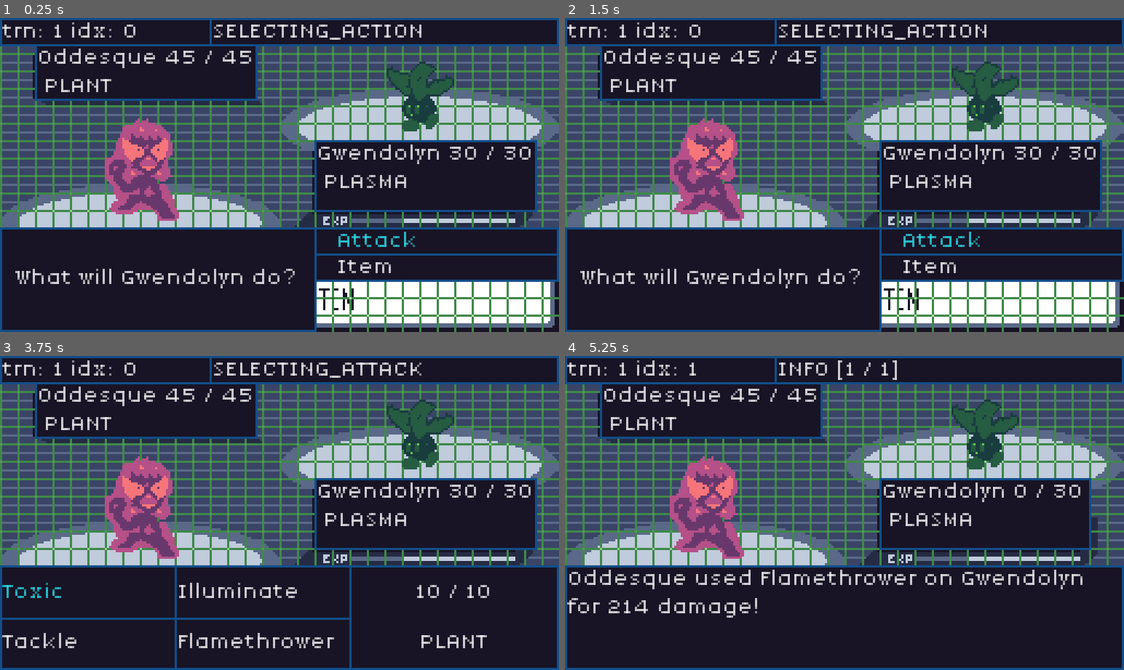
Above: before the commit, frames 1-4 (two rows, left to right).
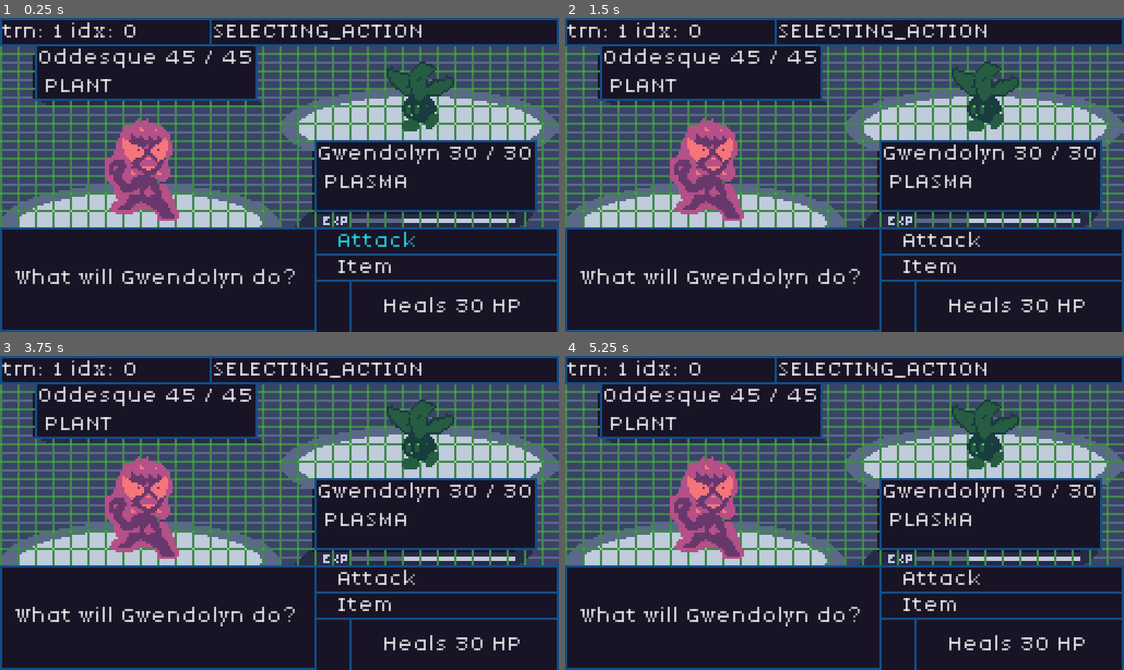
Above: after the commit, the same moments.

Repository: JakeTaussig/rpg-rougelike
Game: Godot game, scene res://scenes/battle.tscn
Two runs of this game, one before a commit and one after it. Both use one fixed random seed, a clock stepped at 60 frames per second and the inputs below.
Inputs (mouse positions are in pixels of both pictures, inside the frame that each line leads up to):
- Up to frame 1 (0.25 s): no input
- Up to frame 2 (1.5 s): click (654, 253) at 0.5 s, where only the run after the commit has a clickable "Item 1"; click (827, 253) at 1.25 s, where only the run after the commit has a clickable "Item 2"
- Up to frame 3 (3.75 s): click (89, 644) at 2 s, where only the run after the commit has a clickable "Item 3"; click (262, 644) at 2.75 s, where only the run after the commit has a clickable "Item 4"; click "Attack" at 3.5 s
- Up to frame 4 (5.25 s): click (654, 591) at 4.25 s, where only the run before the commit has a clickable "Toxic"; click (844, 616) at 5 s, where only the run before the commit has a clickable "Continue"

The runs differ from the first frame. In frame 1, 6.2% of the frame differs, in the area x 56-100%, y 84-100%; in frame 2, 6.4%, in the area x 56-100%, y 68-100%; in frame 3, 4.1%; in frame 4, 5.2%.

Commit message:
Create `%Items` Node2D as a child of `%BottomBar` (`./scenes/battle.tscn`)

Diff:
--- a/assets/themes/main.tres
+++ b/assets/themes/main.tres
@@ -25,6 +25,8 @@
 DisabledButton/colors/font_pressed_color = Color(0.635294, 0.14902, 0.2, 1)
 GrayTextLabel/base_type = &"NoBorderLabel"
 GrayTextLabel/colors/font_color = Color(0.352941, 0.411765, 0.533333, 1)
+GridContainer/constants/h_separation = 0
+GridContainer/constants/v_separation = 0
 Label/font_sizes/font_size = 9
 Label/fonts/font = ExtResource("1_pgokm")
 Label/styles/normal = ExtResource("3_6fsoa")
--- a/scenes/battle.tscn
+++ b/scenes/battle.tscn
@@ -95,8 +95,6 @@
 offset_right = 255.0
 offset_bottom = 143.0
 theme = ExtResource("2_p1qf1")
-theme_override_constants/h_separation = 0
-theme_override_constants/v_separation = 0
 columns = 2
 
 [node name="Move1" type="Button" parent="BottomBar/Moves/MovesMenu"]
@@ -153,6 +151,72 @@
 theme = ExtResource("2_p1qf1")
 theme_type_variation = &"NoBorderLabel"
 text = "TYPE: HUMAN"
+horizontal_alignment = 1
+vertical_alignment = 1
+
+[node name="Items" type="Node2D" parent="BottomBar"]
+unique_name_in_owner = true
+
+[node name="ItemsMenu" type="GridContainer" parent="BottomBar/Items"]
+unique_name_in_owner = true
+offset_top = 96.0
+offset_right = 168.0
+offset_bottom = 144.0
+theme = ExtResource("2_p1qf1")
+columns = 2
+
+[node name="Item1" type="Button" parent="BottomBar/Items/ItemsMenu"]
+custom_minimum_size = Vector2(80, 24)
+layout_mode = 2
+theme = ExtResource("2_p1qf1")
+text = "Item 1"
+
+[node name="Item2" type="Button" parent="BottomBar/Items/ItemsMenu"]
+custom_minimum_size = Vector2(80, 24)
+layout_mode = 2
+theme = ExtResource("2_p1qf1")
+text = "Item 2"
+
+[node name="Item3" type="Button" parent="BottomBar/Items/ItemsMenu"]
+custom_minimum_size = Vector2(80, 24)
+layout_mode = 2
+theme = ExtResource("2_p1qf1")
+text = "Item 3"
+
+[node name="Item4" type="Button" parent="BottomBar/Items/ItemsMenu"]
+custom_minimum_size = Vector2(80, 24)
+layout_mode = 2
+theme = ExtResource("2_p1qf1")
+text = "Item 4"
+
+[node name="ItemInfo" type="Panel" parent="BottomBar/Items"]
+custom_minimum_size = Vector2(0, 24)
+offset_left = 160.0
+offset_top = 96.0
+offset_right = 255.0
+offset_bottom = 144.0
+theme = ExtResource("2_p1qf1")
+
+[node name="ItemQtyInfo" type="Label" parent="BottomBar/Items/ItemInfo"]
+unique_name_in_owner = true
+layout_mode = 0
+offset_right = 95.0
+offset_bottom = 24.0
+theme = ExtResource("2_p1qf1")
+theme_type_variation = &"NoBorderLabel"
+text = "1/15"
+horizontal_alignment = 1
+vertical_alignment = 1
+
+[node name="ItemTypeInfo" type="Label" parent="BottomBar/Items/ItemInfo"]
+unique_name_in_owner = true
+layout_mode = 0
+offset_top = 24.0
+offset_right = 95.0
+offset_bottom = 48.0
+theme = ExtResource("2_p1qf1")
+theme_type_variation = &"NoBorderLabel"
+text = "Heals 30 HP"
 horizontal_alignment = 1
 vertical_alignment = 1
 
Not shown, changed: consumable-implementation-plan.org
